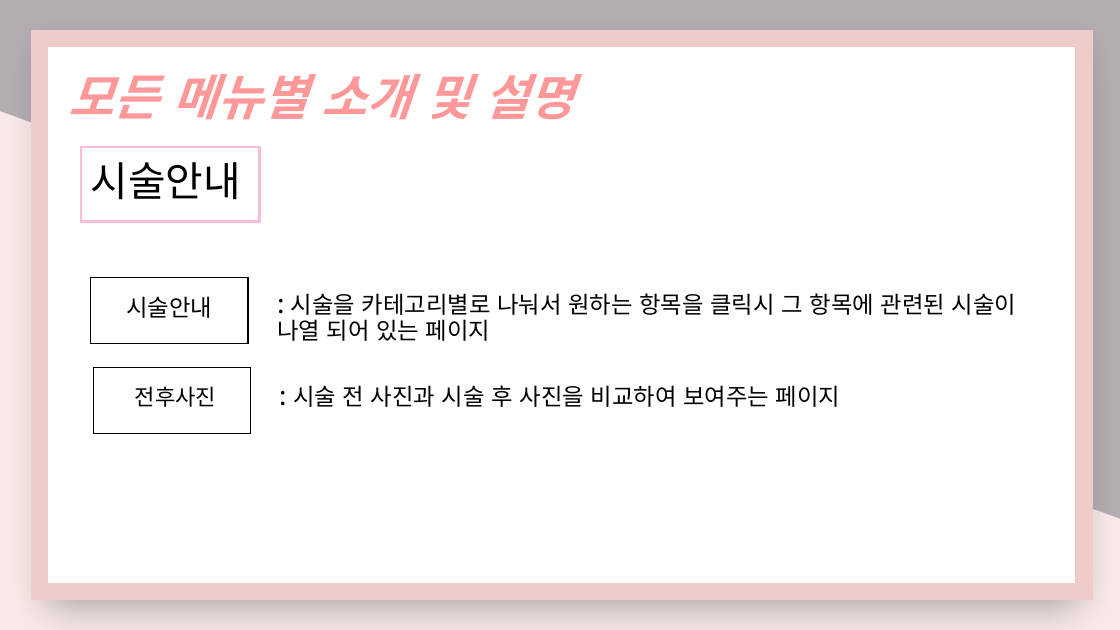
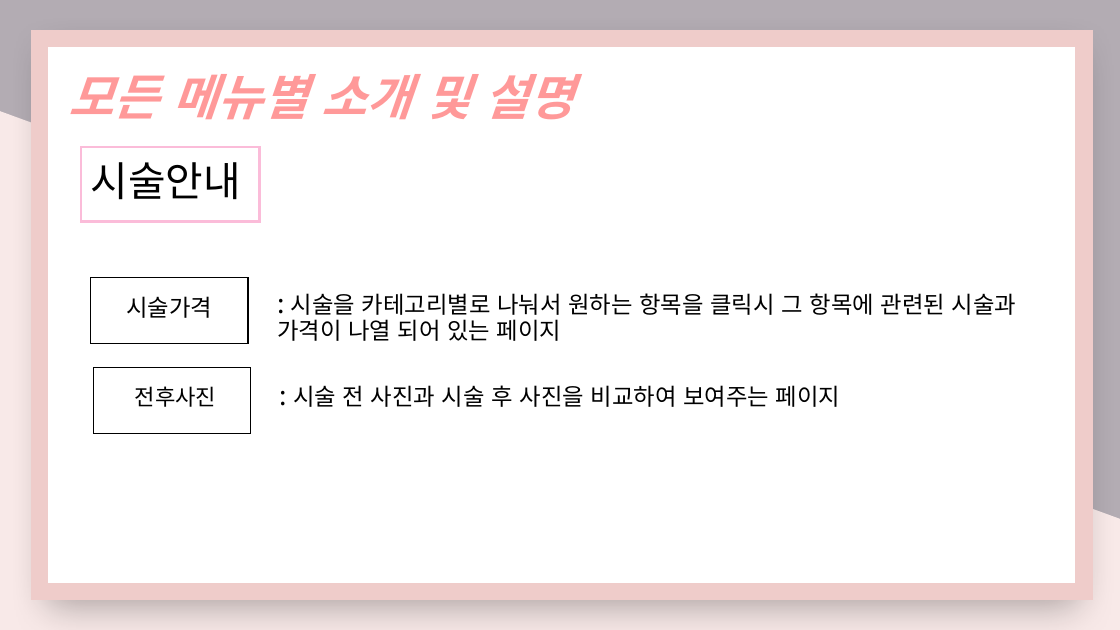
Before and after one commit to nimi2838/thecare, a slide deck: slide 28 of 졸작 기획서.pptx (slide 27 before the commit). Drawn at 1120x630 pixels with LibreOffice and Linux fonts; fonts in the diff are those of the drawing. Boxes give left, top, right and bottom in pixels: in the first picture for what was removed or moved away, otherwise in the second. Text is boxed around its words. In the diff, an @@ line names an element or a change of style, - is before the commit and + after.

```diff
--- a/졸작 기획서.pptx
+++ b/졸작 기획서.pptx
@@ text at bbox=[126, 296, 212, 318]: text changed @@
-시술안내
+시술가격
@@ text at bbox=[277, 293, 1016, 341]: text changed @@
-: 시술을 카테고리별로 나눠서 원하는 항목을 클릭시 그 항목에 관련된 시술이 나열 되어 있는 페이지
+: 시술을 카테고리별로 나눠서 원하는 항목을 클릭시 그 항목에 관련된 시술과 가격이 나열 되어 있는 페이지
```
Also in this commit, not shown: 4 other slides changed, 3 slides added, 5 slides removed, 3 other files.
